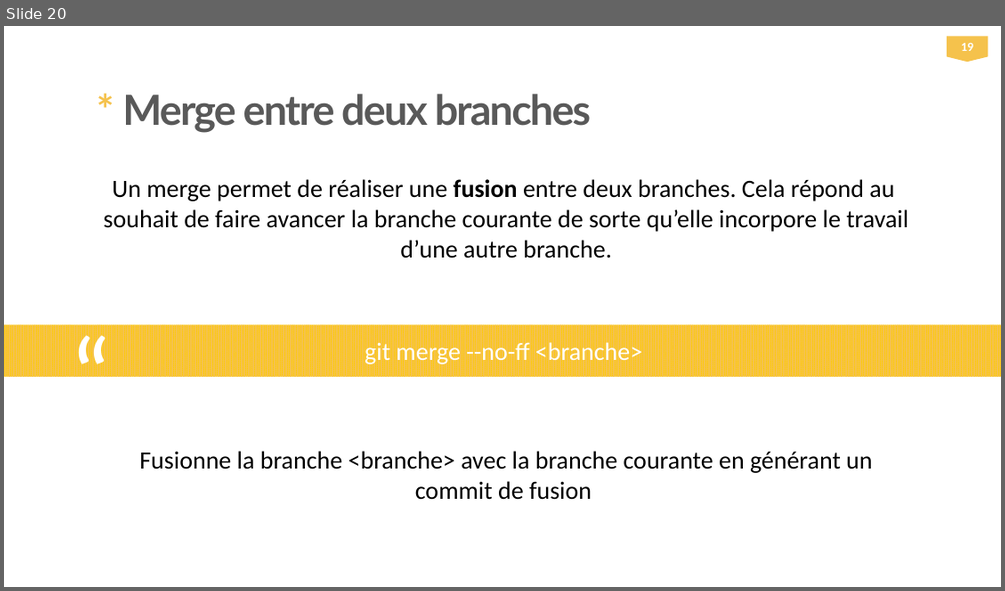
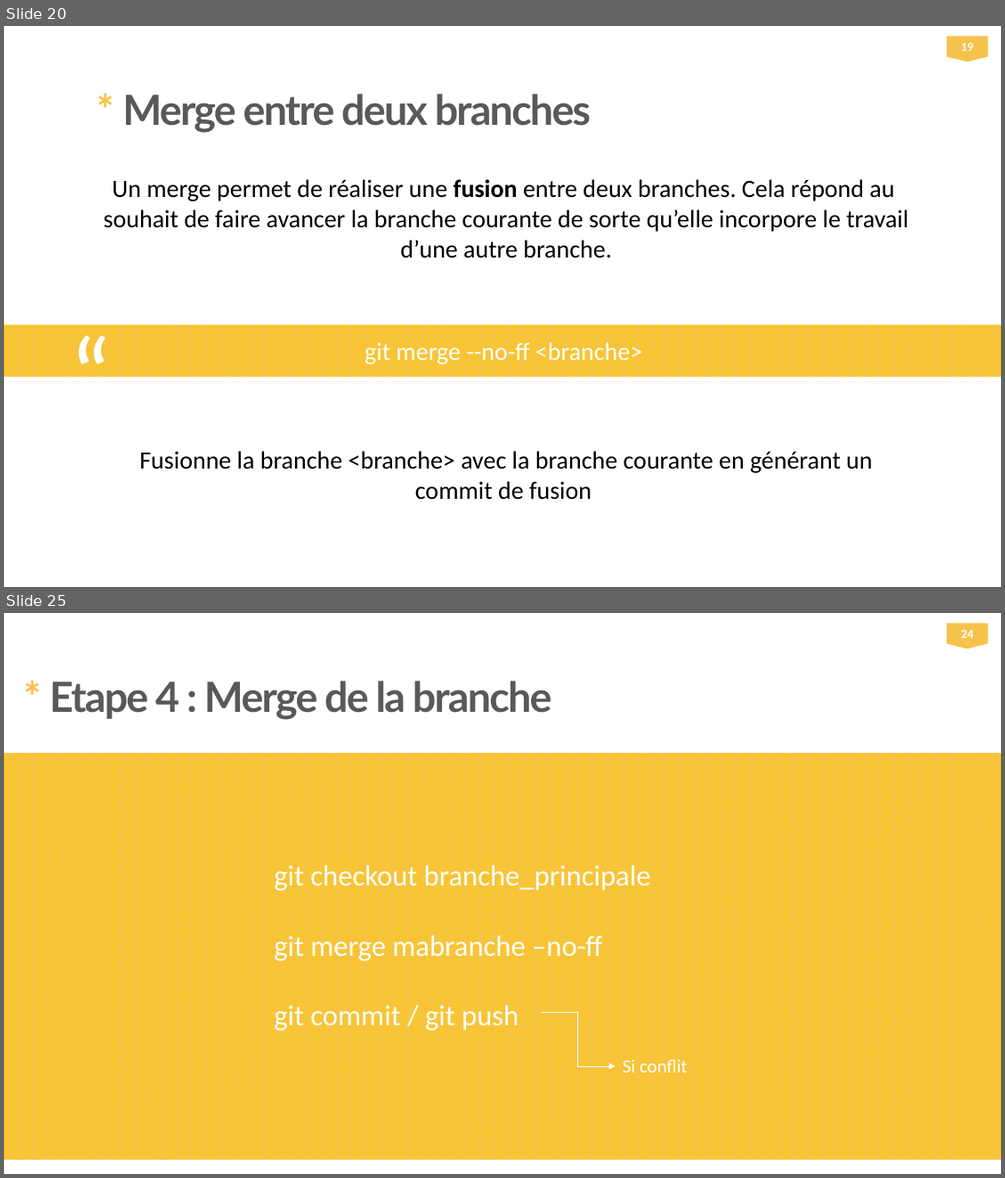
Before and after one commit to ezlanguage/ezlanguage, a slide deck: presentation/GIT.pptx. Shown one above the other, each under a label of ours: slide 20 before the commit, slides 20 and 25 after it; the slides between them are not shown. The pictures are 1005x591 and 1005x1178 pixels, drawn with LibreOffice and Linux fonts; fonts in the diff are those of the drawing. Boxes give left, top, right and bottom in pixels: in the first picture for what was removed or moved away, otherwise in the second. Text is boxed around its words. In the diff, an @@ line names an element or a change of style, - is before the commit and + after.

```diff
--- a/presentation/GIT.pptx
+++ b/presentation/GIT.pptx
@@ slide 25 added at (4, 613, 1001, 1174), background #FFFFFF @@
@@ flow chart offpage connector added at (947, 624, 988, 649), fill #F5C24C, 12 pt, text #FFFFFF, bold @@
+24
@@ text added at (49, 681, 552, 720), 40 pt, text #595959, bold @@
+* Etape 4 : Merge de la branche
@@ rectangle added at (4, 753, 1001, 1159), fill pattern #F5C24C on #FFCC00 @@
@@ text added at (274, 862, 651, 1032), 28 pt, text #FFFFFF @@
+git checkout branche_principale
+git merge mabranche –no-ff
+git commit / git push
@@ elbow arrow added from (540, 1012) to (615, 1066), #FFFFFF 0.5 pt @@
@@ text added at (623, 1057, 688, 1078), 18 pt, text #FFFFFF @@
+Si conflit
```
Also in this commit, not shown: 4 other slides added.
